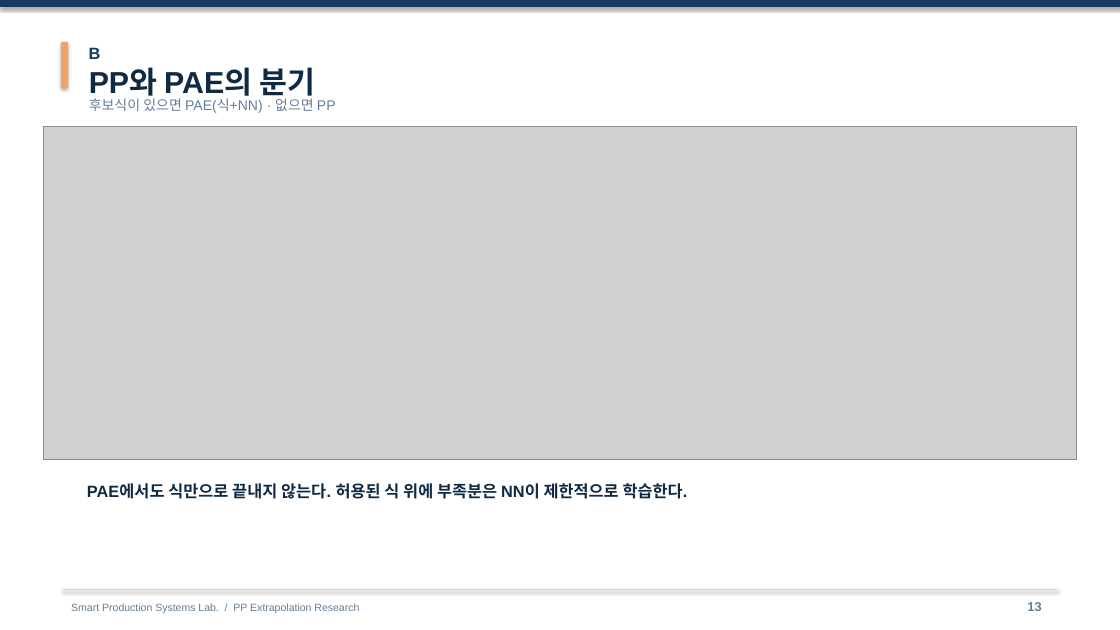
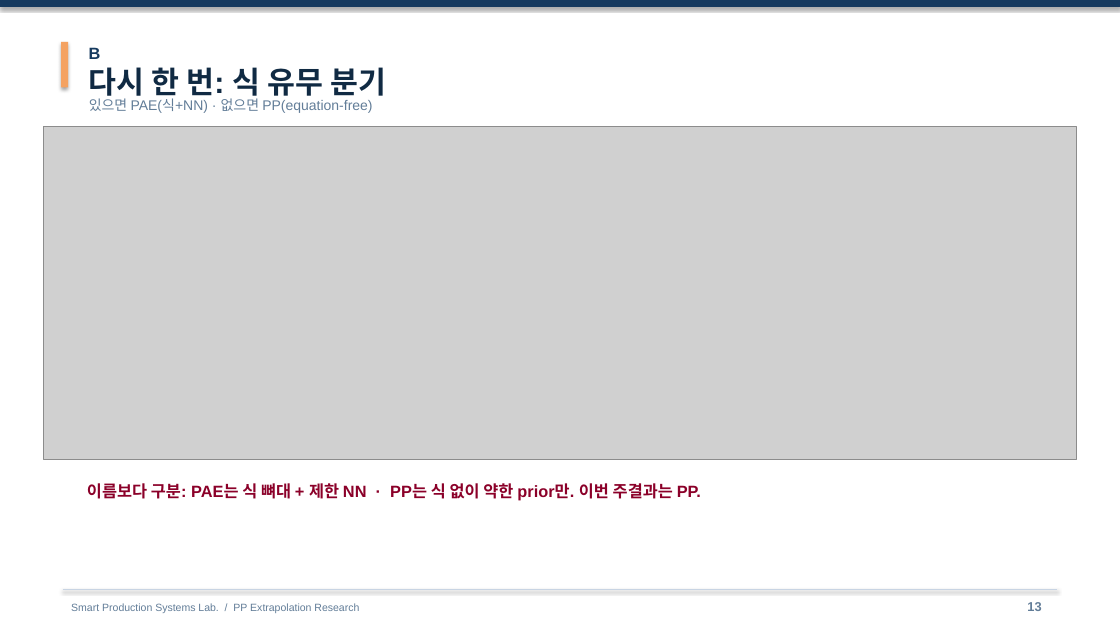
Before and after one commit to amumujs-create/pp_pae_total, a slide deck: slide 13 of output/PP_Research_Detailed_v2.pptx. Drawn at 1120x630 pixels with LibreOffice and Linux fonts; fonts in the diff are those of the drawing; grey boxes stand for pictures. Boxes give left, top, right and bottom in pixels: in the first picture for what was removed or moved away, otherwise in the second. Text is boxed around its words. In the diff, an @@ line names an element or a change of style, - is before the commit and + after.

```diff
--- a/output/PP_Research_Detailed_v2.pptx
+++ b/output/PP_Research_Detailed_v2.pptx
@@ text at box(89, 67, 386, 102): text changed @@
-PP와 PAE의 분기
+다시 한 번: 식 유무 분기
@@ text at box(89, 98, 372, 113): text changed @@
-후보식이 있으면 PAE(식+NN) · 없으면 PP
+있으면 PAE(식+NN) · 없으면 PP(equation-free)
@@ text at box(87, 483, 701, 501): text changed; text colour #102A43 to #8B0029 @@
-PAE에서도 식만으로 끝내지 않는다. 허용된 식 위에 부족분은 NN이 제한적으로 학습한다.
+이름보다 구분: PAE는 식 뼈대 + 제한 NN · PP는 식 없이 약한 prior만. 이번 주결과는 PP.
```
Also in this commit, not shown: 1 other slide changed, 1 other file.
